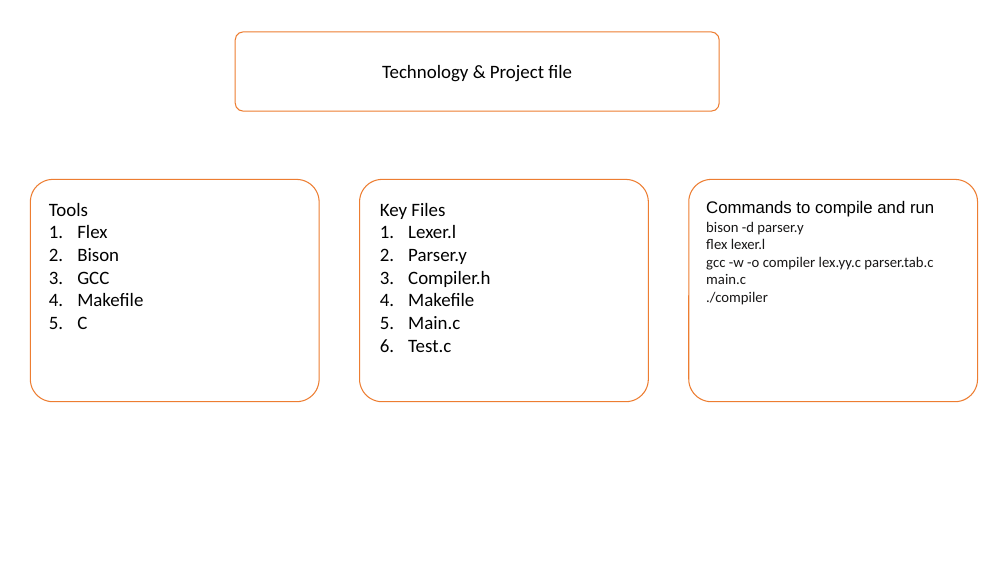
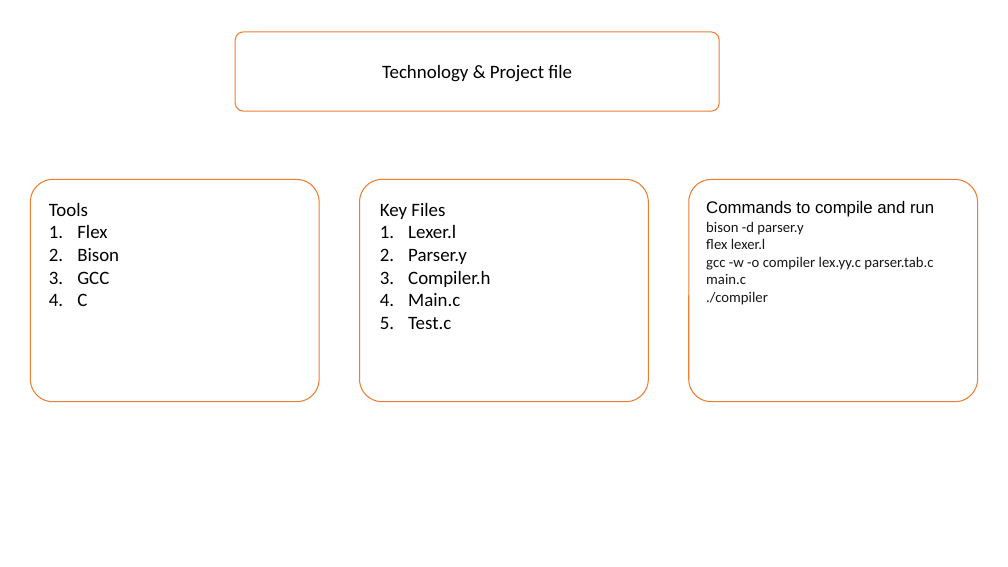
Before and after one commit to abdullahalmusabbir/Mini-Compiler-For-C, a slide deck: slide 5 of 22101039.pptx. Drawn at 1008x567 pixels with LibreOffice and Linux fonts; fonts in the diff are those of the drawing. Boxes give left, top, right and bottom in pixels: in the first picture for what was removed or moved away, otherwise in the second. Text is boxed around its words. In the diff, an @@ line names an element or a change of style, - is before the commit and + after.

```diff
--- a/22101039.pptx
+++ b/22101039.pptx
@@ text at bbox=[77, 293, 143, 306]: paragraph removed @@
-4. Makefile
@@ text at bbox=[408, 293, 474, 306]: paragraph removed @@
-4. Makefile
```
Also in this commit, not shown: 2 other slides changed, 1 other file.
